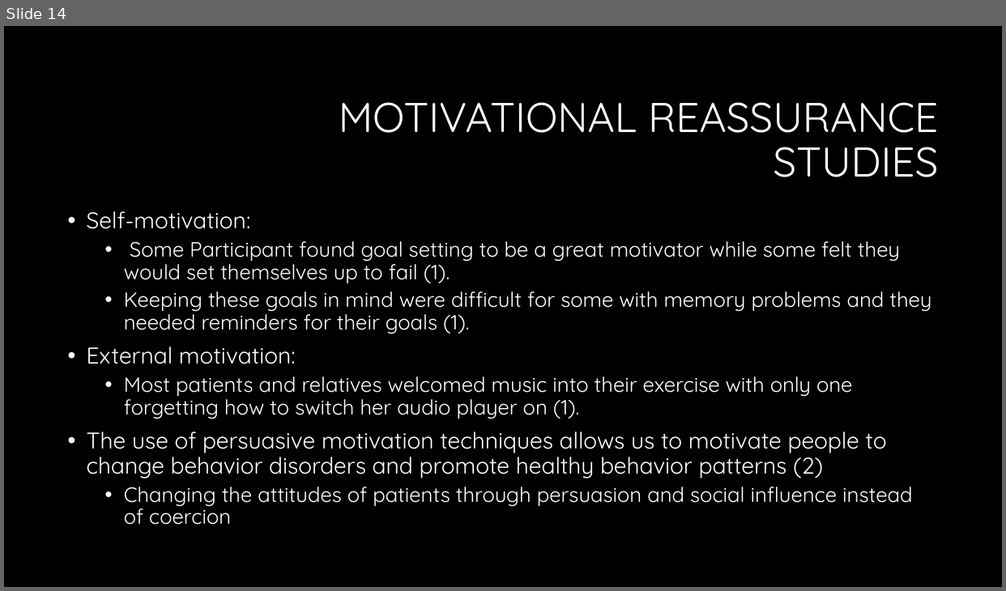
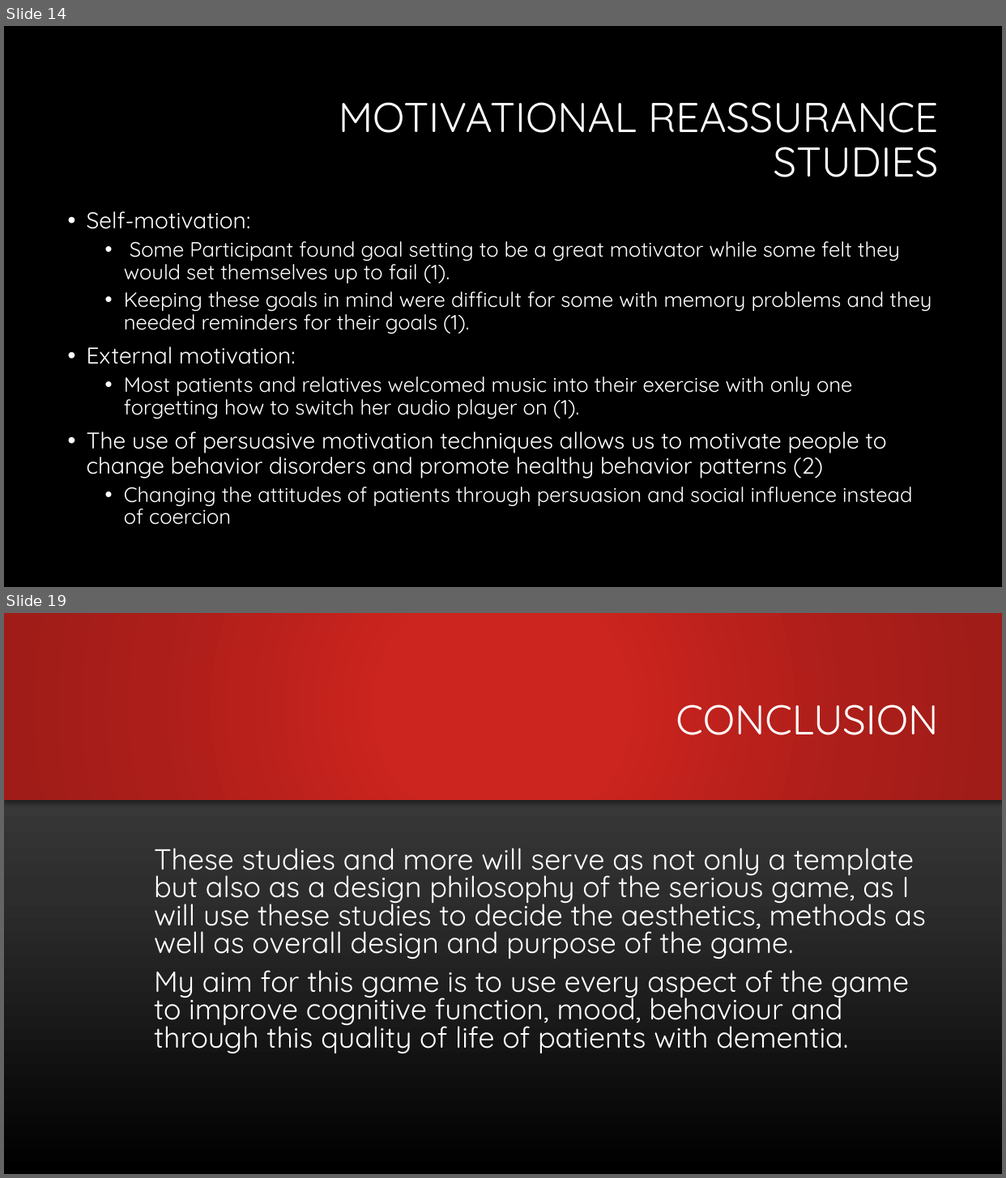
Before and after one commit to LoftieFourie/Honours_Project, a slide deck: Review of studies to motivate implementation and design.pptx. Shown one above the other, each under a label of ours: slide 14 before the commit, slides 14 and 19 after it; the slides between them are not shown. The pictures are 1006x591 and 1006x1178 pixels, drawn with LibreOffice and Linux fonts; fonts in the diff are those of the drawing; background and template pictures are left out. Boxes give left, top, right and bottom in pixels: in the first picture for what was removed or moved away, otherwise in the second. Text is boxed around its words. In the diff, an @@ line names an element or a change of style, - is before the commit and + after.

```diff
--- a/Review of studies to motivate implementation and design.pptx
+++ b/Review of studies to motivate implementation and design.pptx
@@ slide 19 added at (4, 613, 1002, 1174), background gradient #515151 to #2E2E2E to #000000 @@
@@ rectangle added at (4, 613, 1002, 800), fill gradient #CC241E to #AC1E1A to #A01C18 @@
@@ title added at (675, 705, 938, 735), 40 pt, text #FFFFFF @@
+CONCLUSION
@@ text added at (154, 848, 925, 1054), 28 pt, text #FFFFFF @@
+These studies and more will serve as not only a template but also as a design philosophy of the serious game, as I will use these studies to decide the aesthetics, methods as well as overall design and purpose of the game.
+My aim for this game is to use every aspect of the game to improve cognitive function, mood, behaviour and through this quality of life of patients with dementia.
```
Also in this commit, not shown: 9 slides changed, 2 other slides added.
